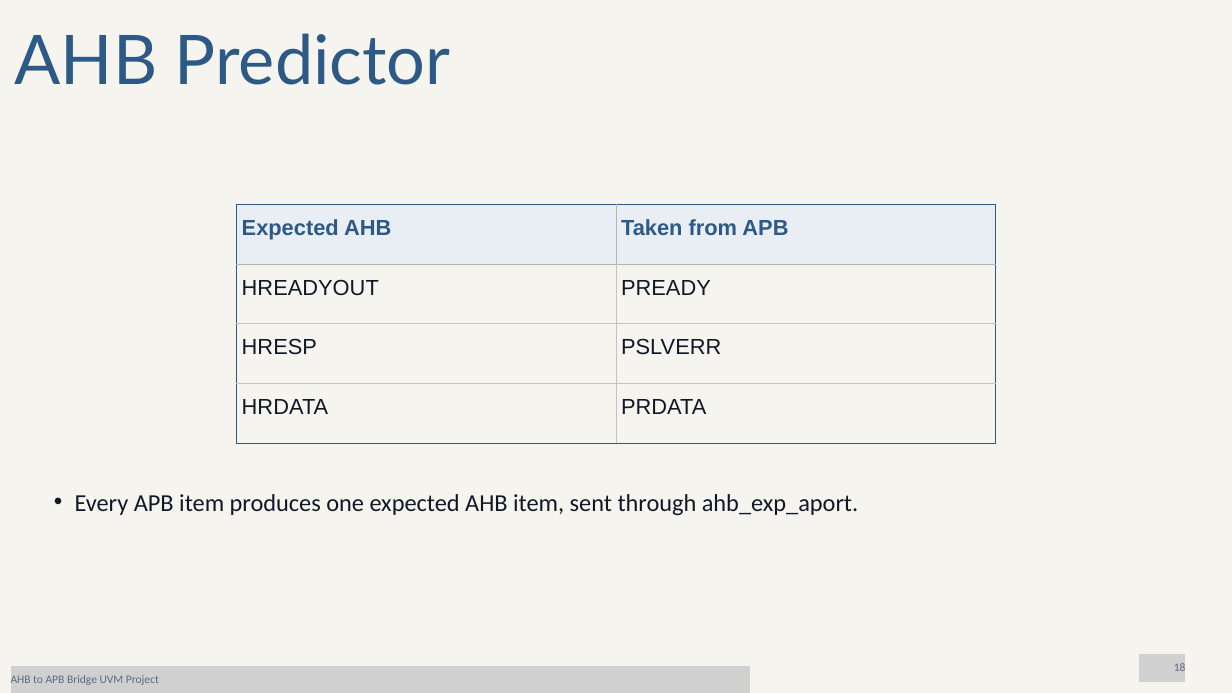
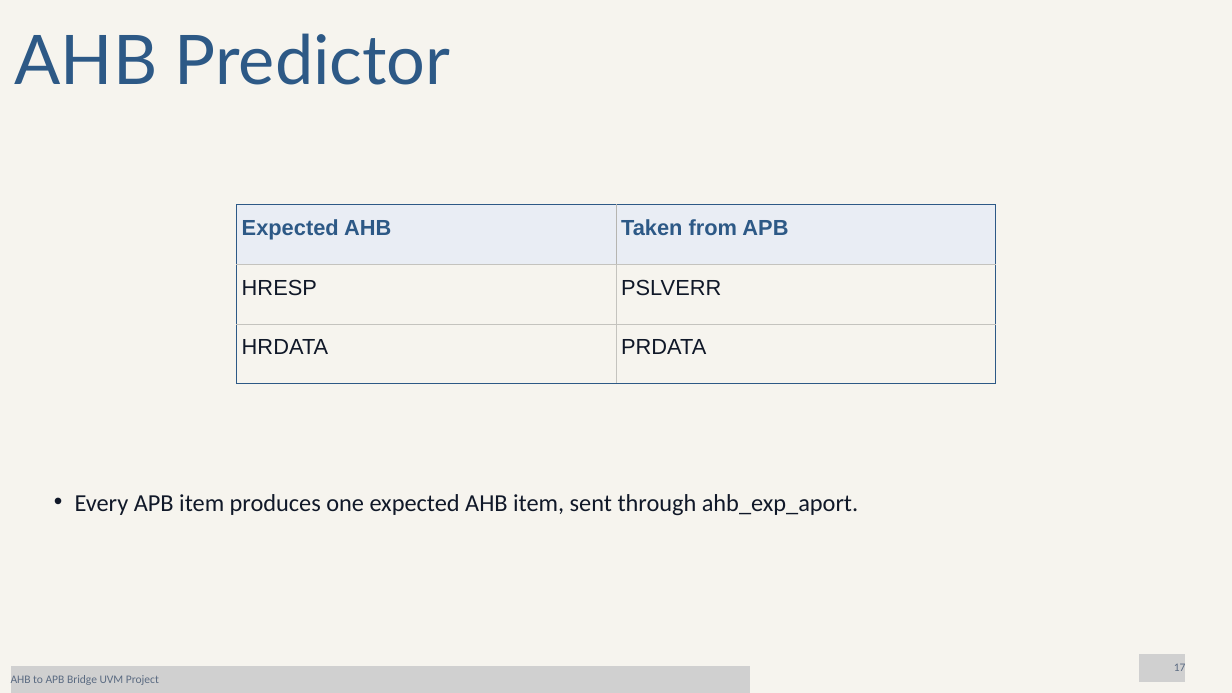
Before and after one commit to mennafouda15/AHB-to-APB-Bridge-UVM, a slide deck: slide 17 of docs/AHB to APB Bridge UVM Project.pptx (slide 18 before the commit). Drawn at 1232x693 pixels with LibreOffice and Linux fonts; fonts in the diff are those of the drawing; grey boxes stand for pictures. Boxes give left, top, right and bottom in pixels: in the first picture for what was removed or moved away, otherwise in the second. Text is boxed around its words. In the diff, an @@ line names an element or a change of style, - is before the commit and + after.

```diff
--- a/docs/AHB to APB Bridge UVM Project.pptx
+++ b/docs/AHB to APB Bridge UVM Project.pptx
@@ table at bbox=[237, 205, 995, 384] @@
-row 2: HREADYOUT | PREADY
@@ text at bbox=[1174, 663, 1186, 671]: text changed @@
-18
+17
```
Also in this commit, not shown: 20 other slides changed, 1 slide added, 1 slide removed.
